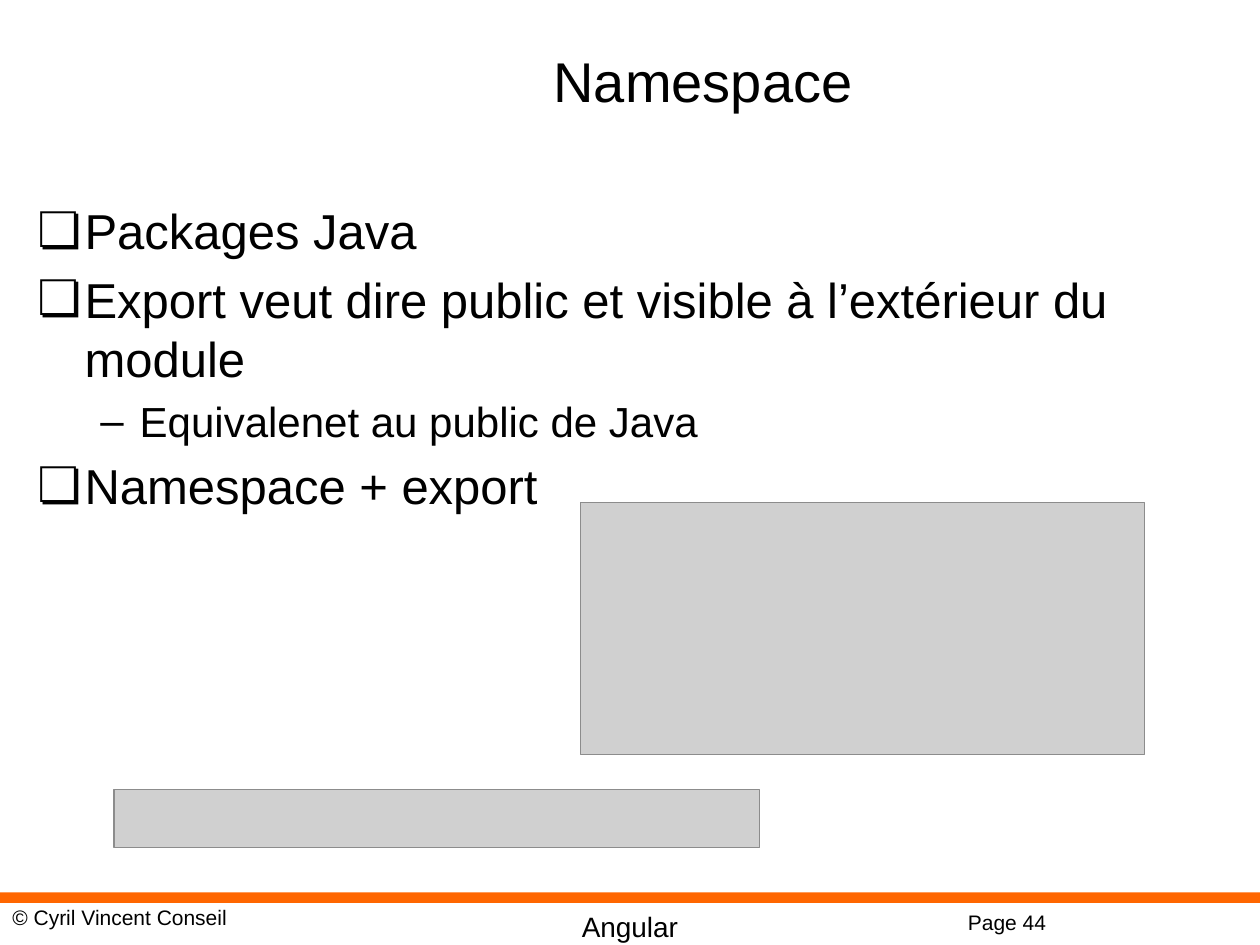
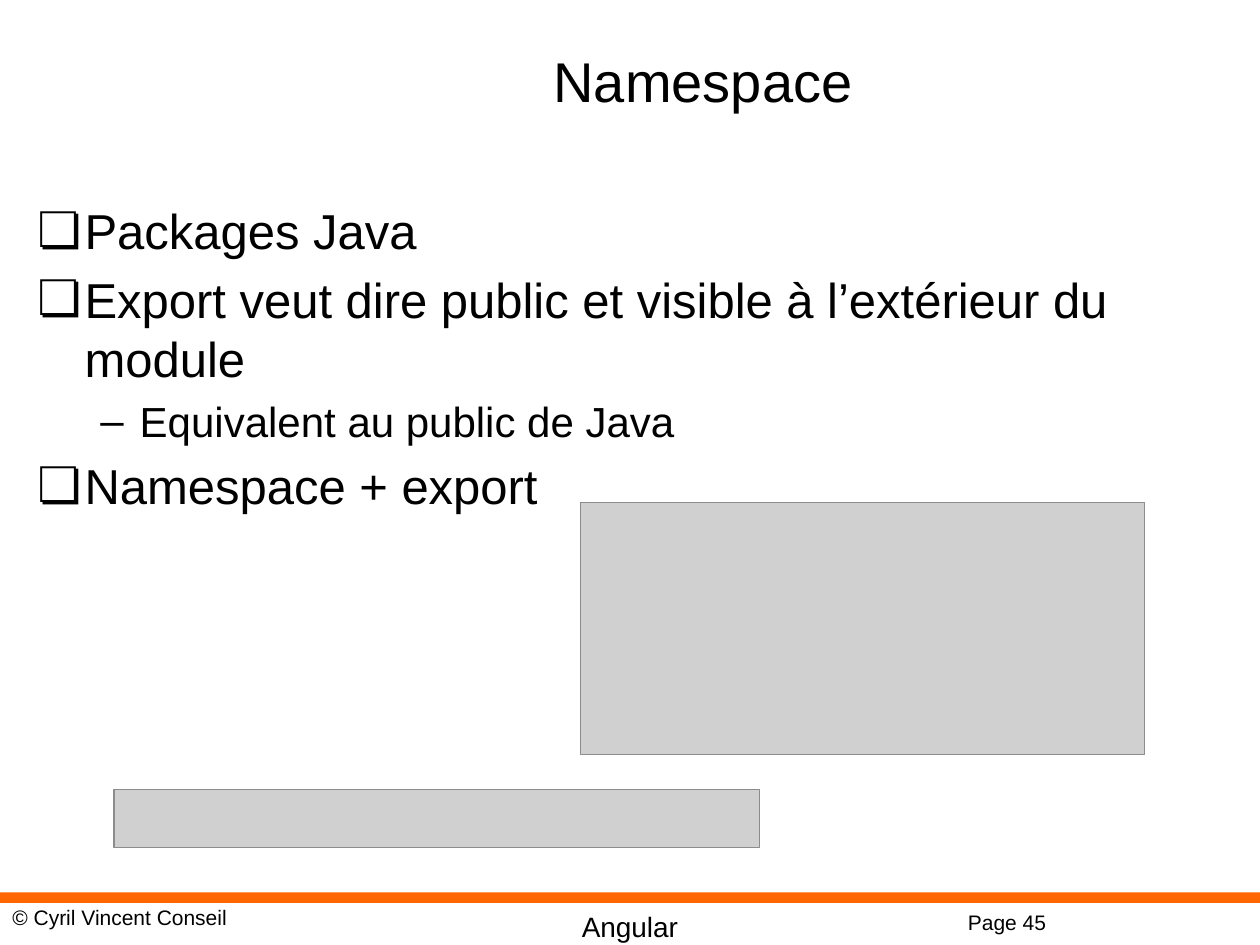
Before and after one commit to cyrilvincent/POE, a slide deck: slide 45 of ppt/angular/Angular09-TSOO.pptx (slide 44 before the commit). Drawn at 1260x945 pixels with LibreOffice and Linux fonts; fonts in the diff are those of the drawing; grey boxes stand for pictures; background and template pictures are left out. Boxes give left, top, right and bottom in pixels: in the first picture for what was removed or moved away, otherwise in the second. Text is boxed around its words. In the diff, an @@ line names an element or a change of style, - is before the commit and + after.

```diff
--- a/ppt/angular/Angular09-TSOO.pptx
+++ b/ppt/angular/Angular09-TSOO.pptx
@@ text at [140, 406, 675, 446]: text changed @@
-  – Equivalenet au public de Java
+  – Equivalent au public de Java
@@ page number at [968, 915, 1046, 934]: text changed @@
-Page 44
+Page 45
```
Also in this commit, not shown: 2 other slides changed, 1 slide added, 16 other files.
